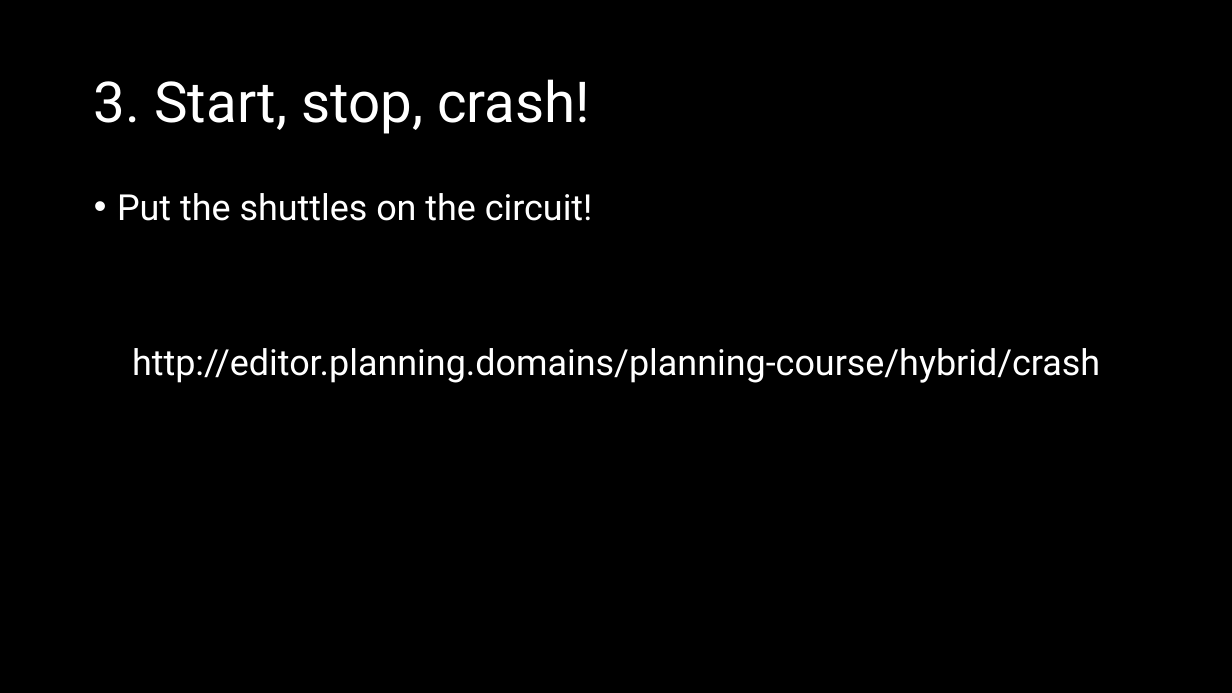
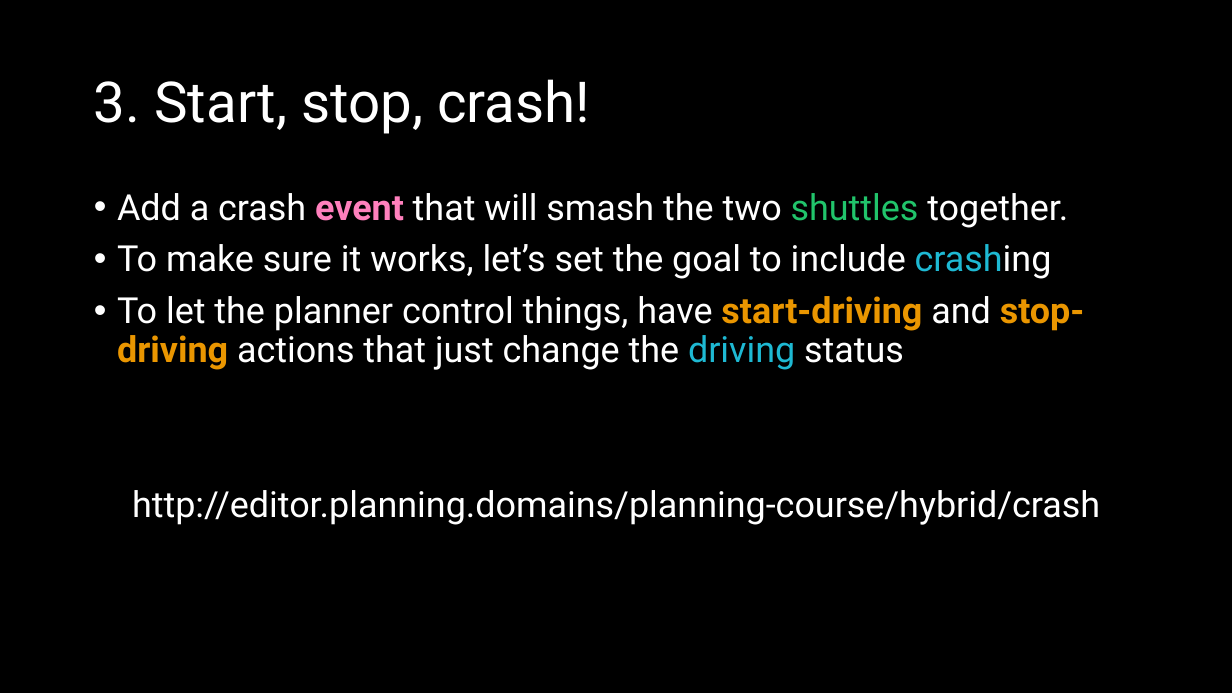
Before and after one commit to AI-Planning/modeling-in-pddl, a slide deck: slide 13 of exercises/cisc-813/hybrid/slides.pptx (slide 12 before the commit). Drawn at 1232x693 pixels with LibreOffice and Linux fonts; fonts in the diff are those of the drawing. Boxes give left, top, right and bottom in pixels: in the first picture for what was removed or moved away, otherwise in the second. Text is boxed around its words. In the diff, an @@ line names an element or a change of style, - is before the commit and + after.

```diff
--- a/exercises/cisc-813/hybrid/slides.pptx
+++ b/exercises/cisc-813/hybrid/slides.pptx
@@ text at bbox=[117, 193, 1084, 370]: text changed @@
-• Put the shuttles on the circuit!
+• Add a crash event that will smash the two shuttles together.
+• To make sure it works, let’s set the goal to include crashing
+• To let the planner control things, have start-driving and stop-driving actions that just change the driving status
```
Also in this commit, not shown: 4 other slides changed, 1 slide added.
